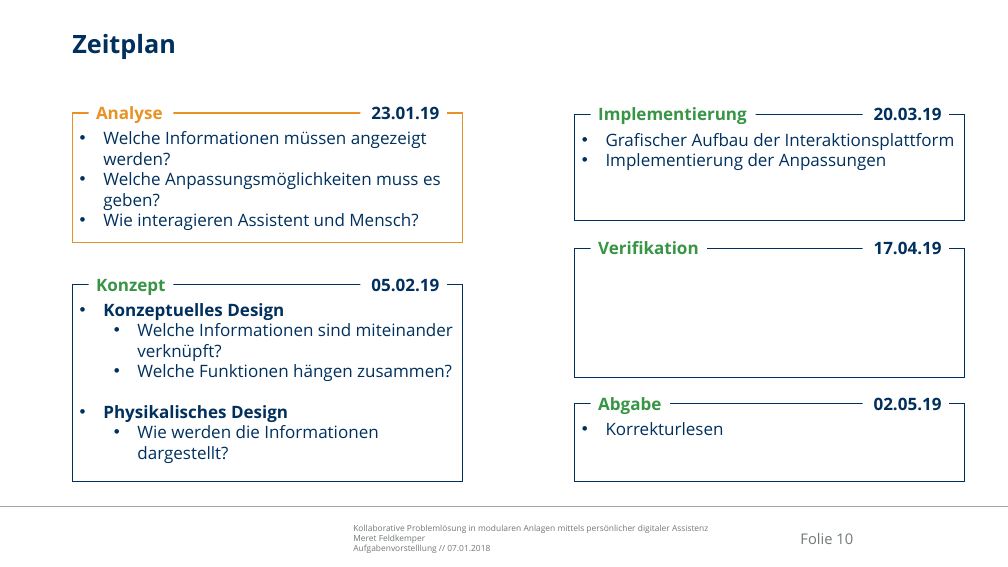
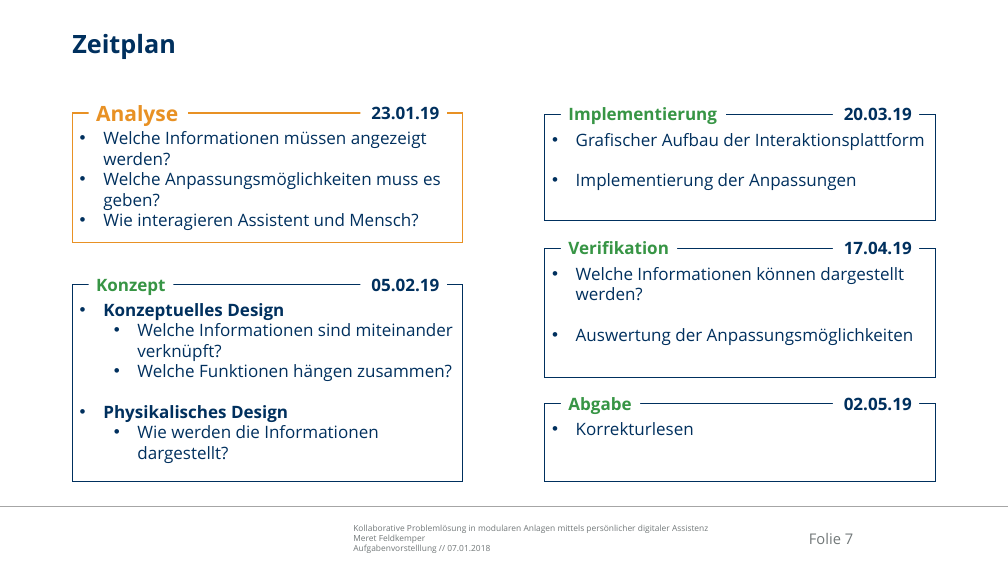
Before and after one commit to Ral3007/Diplomarbeit, a slide deck: slide 7 of Dokumente/Präsentationen/2019-01-07_DA_Feldkemper_Aufgabenvorstellung.pptx (slide 10 before the commit). Drawn at 1008x567 pixels with LibreOffice and Linux fonts; fonts in the diff are those of the drawing; background and template pictures are left out. Boxes give left, top, right and bottom in pixels: in the first picture for what was removed or moved away, otherwise in the second. Text is boxed around its words. In the diff, an @@ line names an element or a change of style, - is before the commit and + after.

Commit message:
edited Präsentation

```diff
--- a/Dokumente/Präsentationen/2019-01-07_DA_Feldkemper_Aufgabenvorstellung.pptx
+++ b/Dokumente/Präsentationen/2019-01-07_DA_Feldkemper_Aufgabenvorstellung.pptx
@@ text "Analyse" at bbox=[96, 105, 178, 126]: size 16.2 to 20 pt @@
@@ 6 texts, 3 rectangles: place and size @@
-6 texts, 3 rectangles at bbox=[575, 107, 966, 482]
+6 texts, 3 rectangles at bbox=[544, 107, 935, 482]
@@ text in rectangle at bbox=[576, 267, 914, 345]: text added @@
+• Welche Informationen können dargestellt werden?
+• Auswertung der Anpassungsmöglichkeiten
@@ page number at bbox=[809, 533, 853, 544]: text changed @@
-Folie 10
+Folie 7
```
Also in this commit, not shown: 4 other slides changed, 4 slides added, 1 slide removed, 45 other files.
